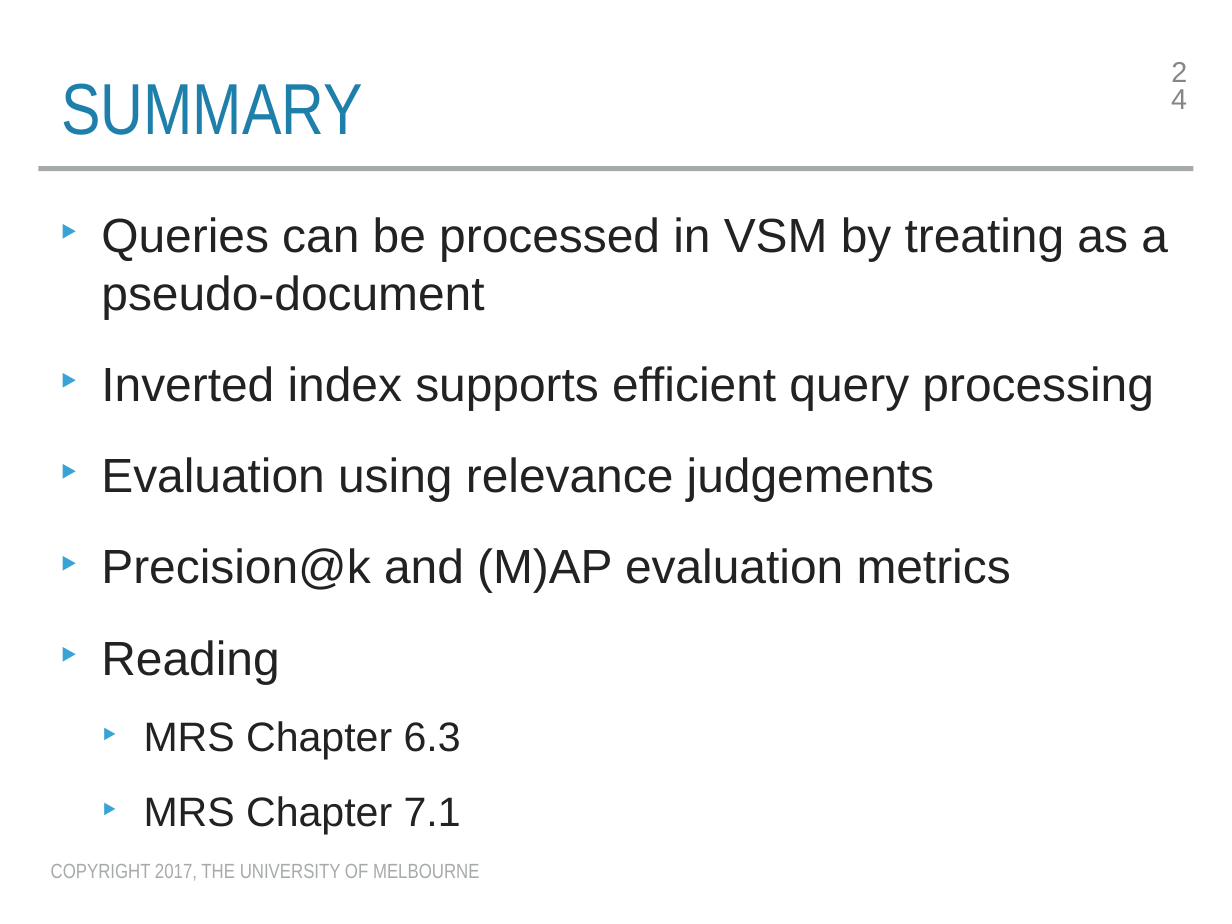
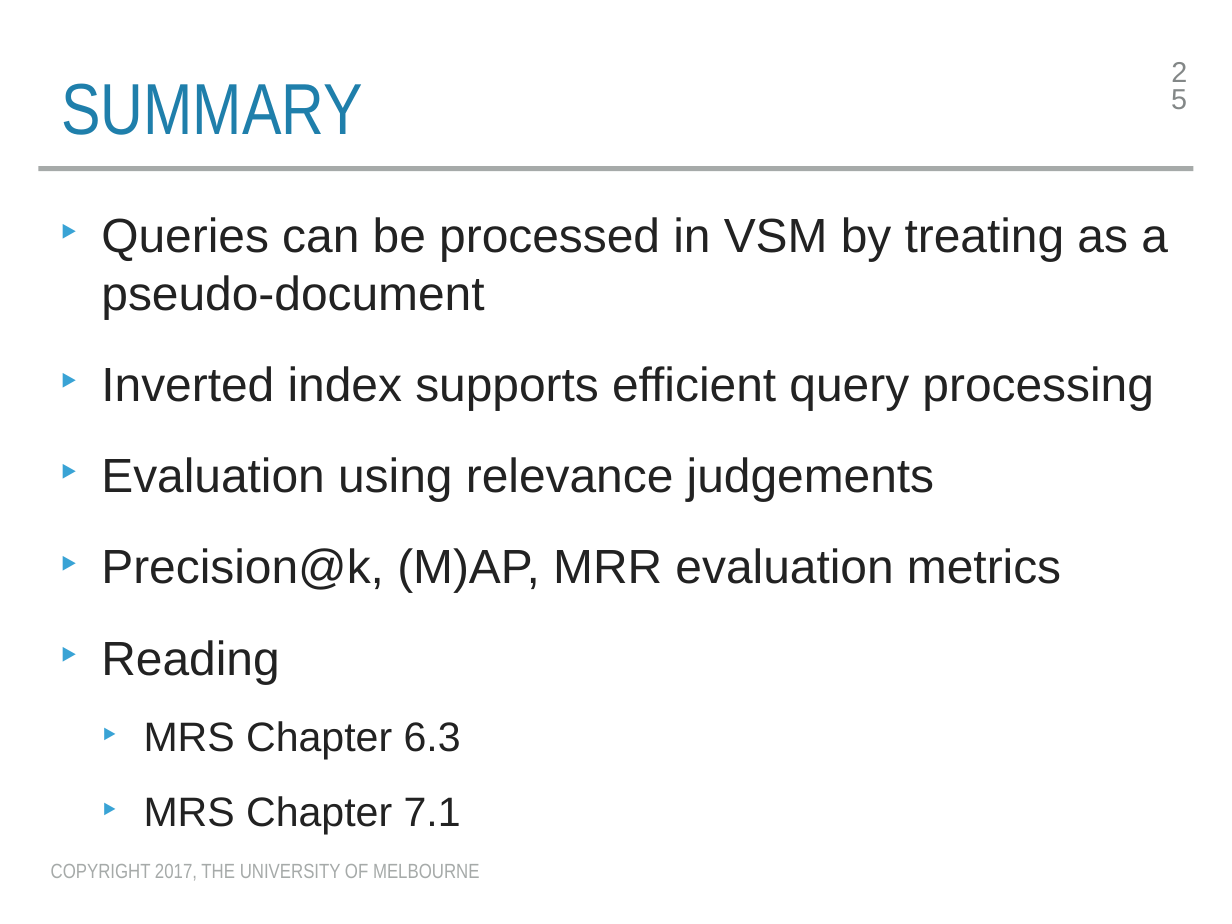
Before and after one commit to trevorcohn/comp90042, a slide deck: slide 25 of slides/WSTA_L16_vsm_eval.pptx (slide 24 before the commit). Drawn at 1232x924 pixels with LibreOffice and Linux fonts; fonts in the diff are those of the drawing. Boxes give left, top, right and bottom in pixels: in the first picture for what was removed or moved away, otherwise in the second. Text is boxed around its words. In the diff, an @@ line names an element or a change of style, - is before the commit and + after.

```diff
--- a/slides/WSTA_L16_vsm_eval.pptx
+++ b/slides/WSTA_L16_vsm_eval.pptx
@@ page number at [1167, 55, 1207, 94]: text changed @@
-24
+25
@@ text at [101, 548, 1061, 593]: text changed @@
-‣ Precision@k and (M)AP evaluation metrics
+‣ Precision@k, (M)AP, MRR evaluation metrics
```
Also in this commit, not shown: 7 other slides changed, 1 slide added, 4 other files.
